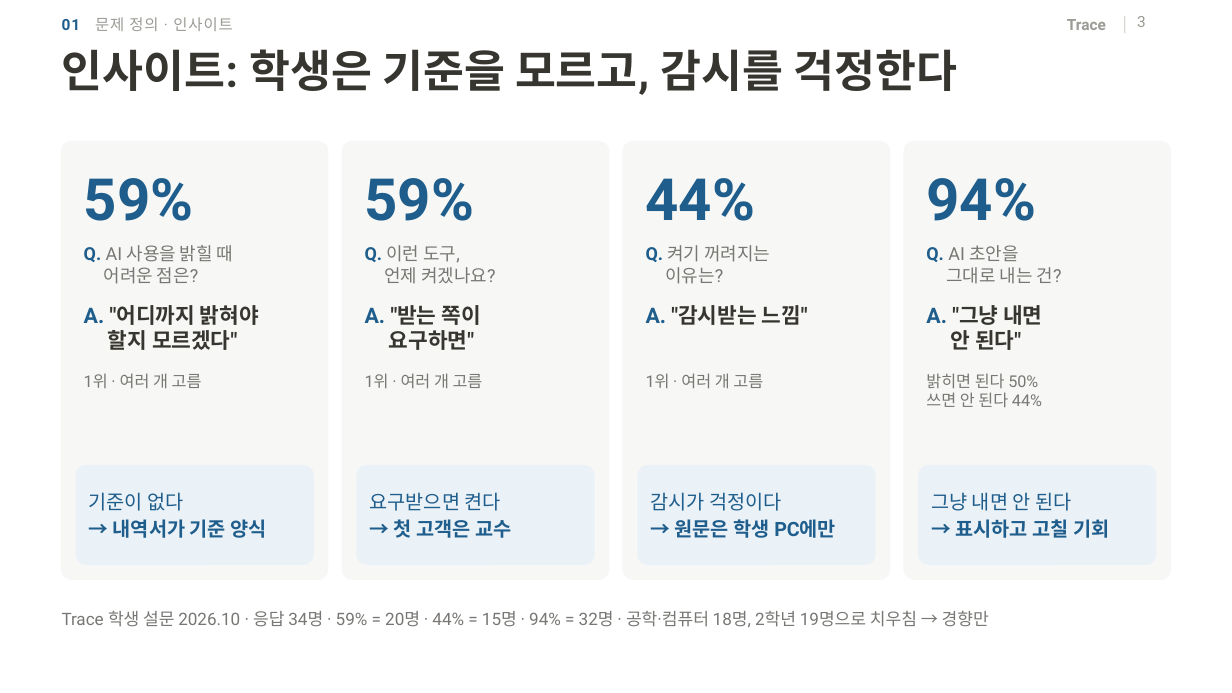
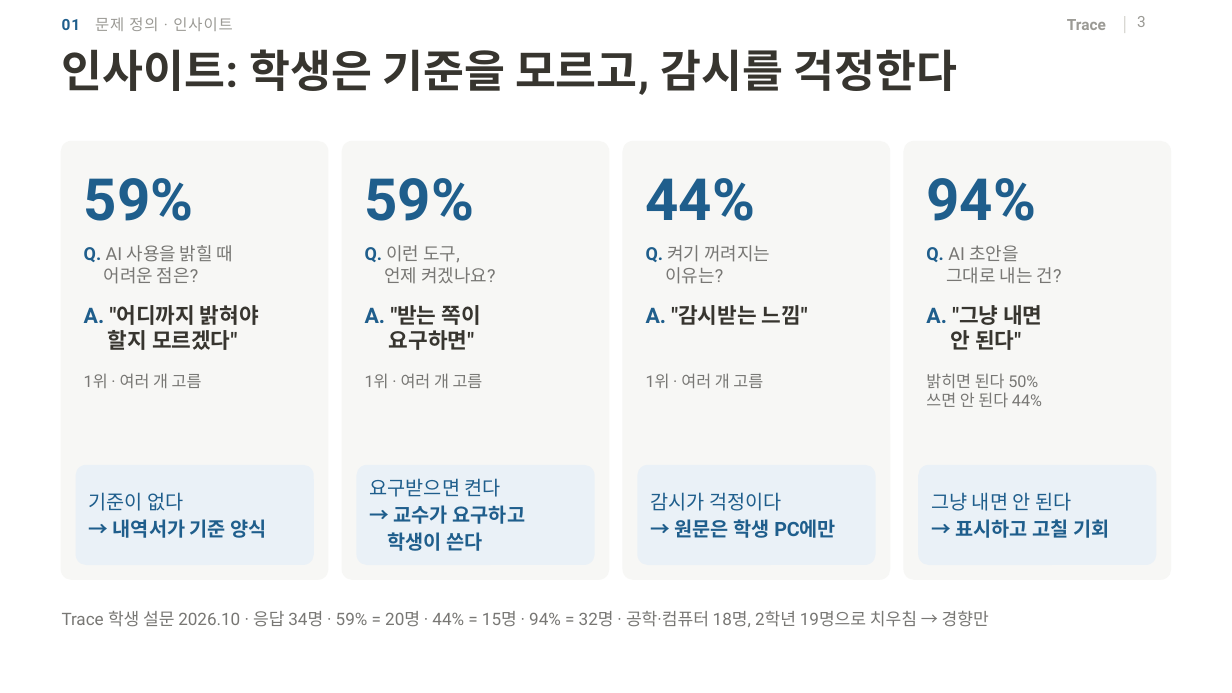
Before and after one commit to 20233014-KYH/trace, a slide deck: slide 3 of deck/중간발표_김용현.pptx. Drawn at 1232x693 pixels with LibreOffice and Linux fonts; fonts in the diff are those of the drawing; background and template pictures are left out. Boxes give left, top, right and bottom in pixels: in the first picture for what was removed or moved away, otherwise in the second. Text is boxed around its words. In the diff, an @@ line names an element or a change of style, - is before the commit and + after.

```diff
--- a/deck/중간발표_김용현.pptx
+++ b/deck/중간발표_김용현.pptx
@@ text at (387,505,526,551): text changed @@
-→ 첫 고객은 교수
+→ 교수가 요구하고
+학생이 쓴다
```
Also in this commit, not shown: 1 other slide changed, 1 other file.
